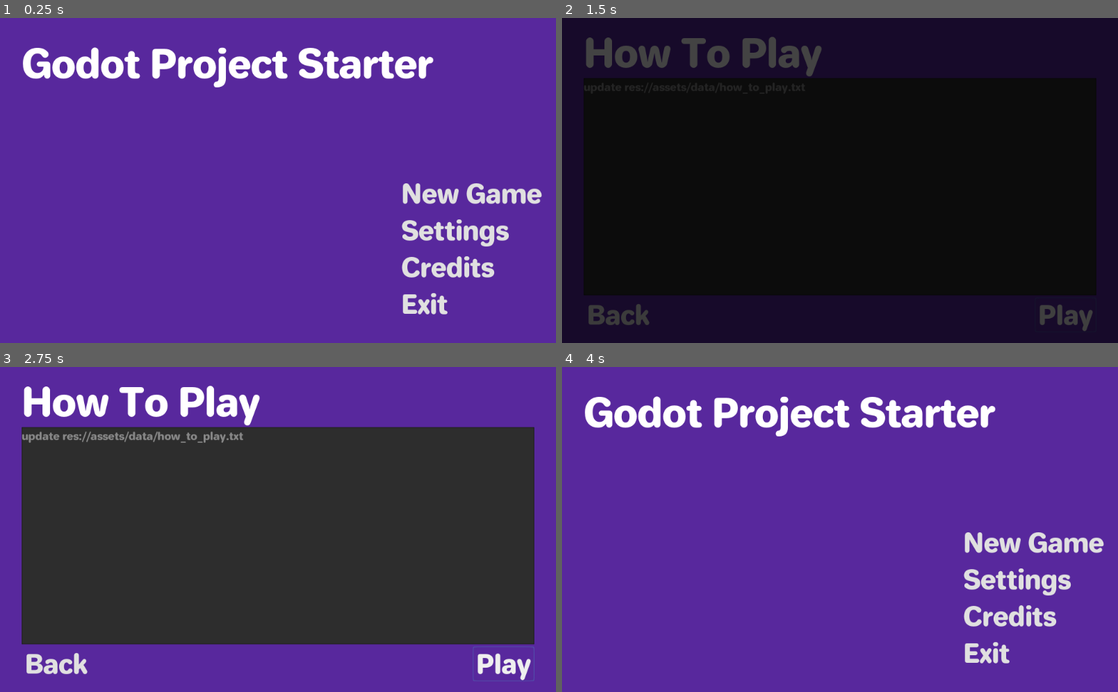
Above: before the commit, frames 1-4 (two rows, left to right).
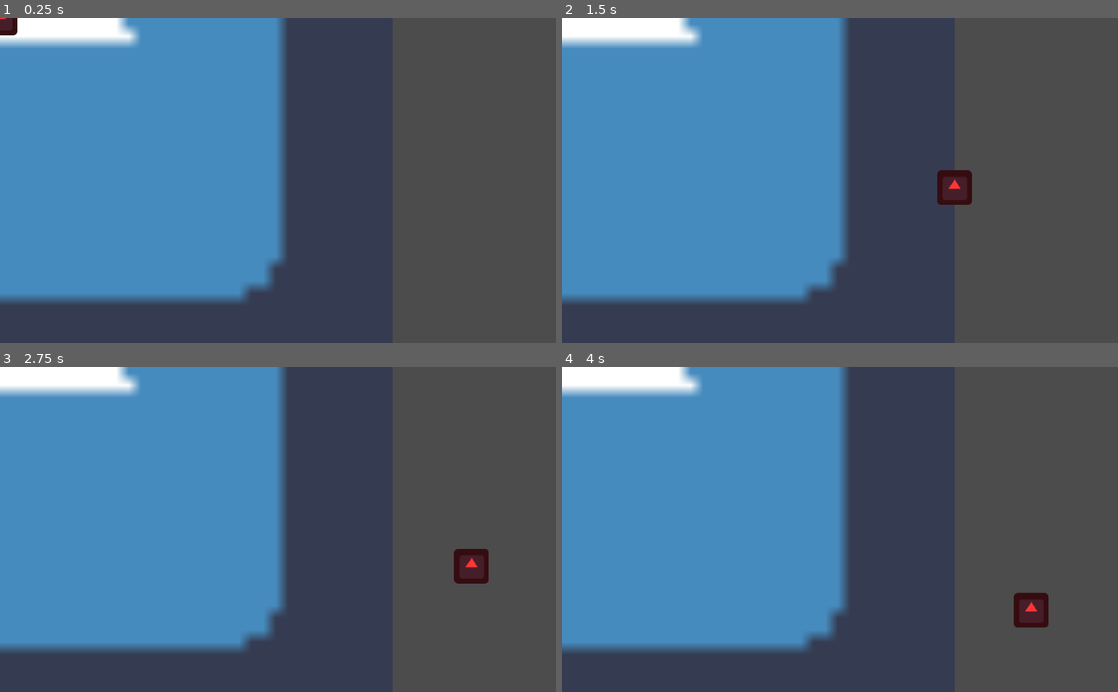
Above: after the commit, the same moments.

Repository: arthertz/ludum-dare-51
Game: Godot game, scene res://scenes/Sandbox.tscn
The game is run twice, just before and just after one commit, with the same random seed, the same clock (stepped at 60 frames per second) and the same inputs. Before the commit the project starts from res://starter_scenes/etc/title.tscn. The engine's default icon, where the game draws it, is replaced by a stand-in: a white triangle on a blue panel in a dark square.
Inputs (mouse positions are in pixels of both pictures, inside the frame that each line leads up to):
- Up to frame 1 (0.25 s): no input
- Up to frame 2 (1.5 s): click (1034, 193) at 0.5 s, where only the run before the commit has a clickable "New Game"; click (1067, 313) at 1.25 s, where only the run before the commit has a clickable "Play"
- Up to frame 3 (2.75 s): click (472, 542) at 2 s, where only the run before the commit has a clickable "New Game"
- Up to frame 4 (4 s): click (1067, 662) at 2.75 s, where only the run before the commit has a clickable "Play"; tap Enter at 3.5 s; move the mouse to (962, 513) at 3.52 s; hold Right from 3.53 s (still down); tap Backspace at 3.6 s; click (962, 513) at 3.67 s

The runs differ from the first frame. In frame 1, 100% of the frame differs, in the area x 0-100%, y 0-100%; in frame 2, 99%; in frame 3, 100%; in frame 4, 100%.
Error after the commit: Parse Error: The identifier "tween_duration" isn't declared in the current scope. (res://scenes/PlayerCamera.gd:9)

Commit message:
messing around with godot

Diff:
--- a/game/project.godot
+++ b/game/project.godot
@@ -80,8 +80,9 @@
 
 [application]
 
-config/name="Godot Project Starter"
-run/main_scene="res://starter_scenes/etc/title.tscn"
+config/name="LD51"
+config/description="Jam Slam Ludum Dare #51 Hell Yeah!"
+run/main_scene="res://scenes/Sandbox.tscn"
 config/icon="res://icon.png"
 
 [autoload]
--- /dev/null
+++ b/game/scenes/MouseMover.gd
@@ -0,0 +1,23 @@
+extends Sprite
+
+export var tween_duration = 1.0
+
+func _unhandled_input(event) -> void:
+	# TODO: Replace with remapped input
+	if event is InputEventMouseButton and event.pressed:
+		move_to_mouse()
+
+func move_to_mouse() -> void:
+	var tween := create_tween()
+	tween.tween_property(self, "global_position", get_global_mouse_position(), tween_duration)
+
+
+
+# Called when the node enters the scene tree for the first time.
+func _ready():
+	pass # Replace with function body.
+
+
+# Called every frame. 'delta' is the elapsed time since the previous frame.
+#func _process(delta):
+#	pass
--- /dev/null
+++ b/game/scenes/PlayerCamera.gd
@@ -0,0 +1,18 @@
+extends Camera2D
+
+
+var player
+
+
+func move_to_mouse() -> void:
+	var tween := create_tween()
+	tween.tween_property(self, "global_position", get_global_mouse_position(), tween_duration)
+
+# Called when the node enters the scene tree for the first time.
+func _ready():
+	pass # Replace with function body.
+
+
+# Called every frame. 'delta' is the elapsed time since the previous frame.
+#func _process(delta):
+#	pass
--- /dev/null
+++ b/game/scenes/Sandbox.tscn
@@ -0,0 +1,21 @@
+[gd_scene load_steps=4 format=2]
+
+[ext_resource path="res://icon.png" type="Texture" id=1]
+[ext_resource path="res://scenes/MouseMover.gd" type="Script" id=2]
+[ext_resource path="res://scenes/PlayerCamera.gd" type="Script" id=3]
+
+[node name="Root" type="Node2D"]
+
+[node name="PlayerCamera" type="Camera2D" parent="."]
+script = ExtResource( 3 )
+
+[node name="Sprite" type="Sprite" parent="."]
+position = Vector2( -3.05176e-05, 0 )
+scale = Vector2( 22.5859, 22.5859 )
+texture = ExtResource( 1 )
+
+[node name="MouseMover" type="Sprite" parent="."]
+modulate = Color( 0.996078, 0.215686, 0.215686, 1 )
+position = Vector2( -3.05176e-05, 0 )
+texture = ExtResource( 1 )
+script = ExtResource( 2 )
--- a/game/starter_scenes/etc/how_to_play.tscn
+++ b/game/starter_scenes/etc/how_to_play.tscn
@@ -70,5 +70,5 @@
 margin_right = 944.0
 margin_bottom = 64.0
 text = "Play"
-scene_to_load = "res://starter_scenes/etc/title.tscn"
+scene_to_load = "res://scenes/Sandbox.tscn"
 grab_focus_on_start = true
